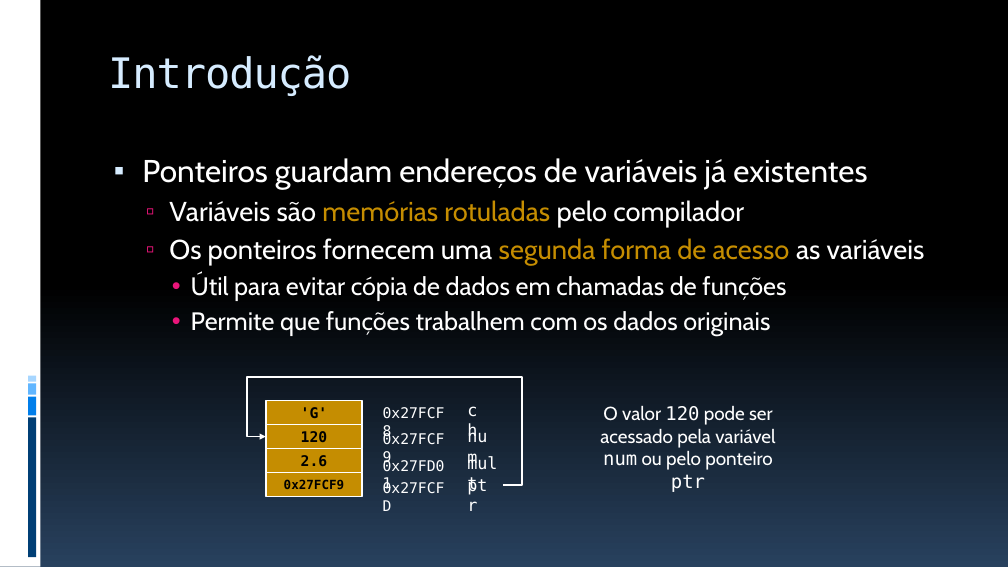
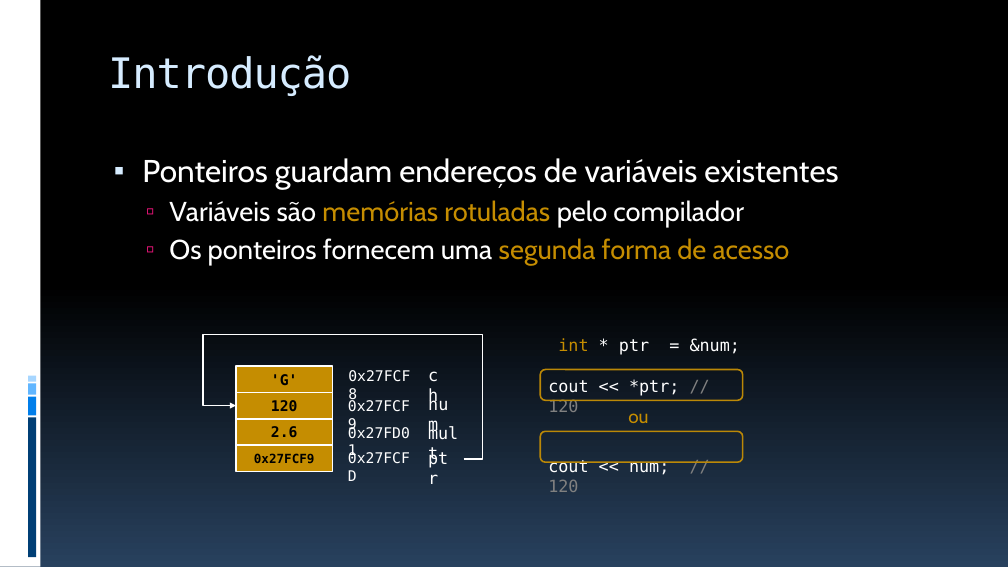
Before and after one commit to JudsonSS/ProgComp, a slide deck: slide 3 of Slides/15. Alocação Dinâmica de Memória.pptx. Drawn at 1008x567 pixels with LibreOffice and Linux fonts; fonts in the diff are those of the drawing. Boxes give left, top, right and bottom in pixels: in the first picture for what was removed or moved away, otherwise in the second. Text is boxed around its words. In the diff, an @@ line names an element or a change of style, - is before the commit and + after.

```diff
--- a/Slides/15. Alocação Dinâmica de Memória.pptx
+++ b/Slides/15. Alocação Dinâmica de Memória.pptx
@@ text at (x1=142, y1=158, x2=838, y2=189): text changed @@
-▪ Ponteiros guardam endereços de variáveis já existentes
+▪ Ponteiros guardam endereços de variáveis existentes
@@ text at (x1=169, y1=238, x2=790, y2=266): text changed; size 24 to 26 pt @@
-  ▫ Os ponteiros fornecem uma segunda forma de acesso as variáveis
-    • Útil para evitar cópia de dados em chamadas de funções
-    • Permite que funções trabalhem com os dados originais
+  ▫ Os ponteiros fornecem uma segunda forma de acesso
@@ elbow arrow moved from (503, 485) - (266, 437) to (464, 459) - (236, 406) @@
@@ text "ptr" rewrapped from (x1=671, y1=474, x2=705, y2=492) to (x1=619, y1=339, x2=649, y2=355) @@
@@ text "num" rewrapped from (x1=603, y1=454, x2=637, y2=466) to (x1=690, y1=338, x2=740, y2=354) @@
@@ rectangle "'G'" moved from (x1=266, y1=401, x2=363, y2=425) to (x1=236, y1=366, x2=333, y2=392) @@
@@ text "0x27FCF8" rewrapped from (x1=375, y1=400, x2=456, y2=420) to (x1=346, y1=368, x2=417, y2=386) @@
@@ text "ch" moved from (x1=461, y1=396, x2=495, y2=424) to (x1=421, y1=361, x2=455, y2=392) @@
@@ rectangle "2.6" moved from (x1=266, y1=448, x2=363, y2=473) to (x1=236, y1=419, x2=333, y2=445) @@
@@ rectangle "120" moved from (x1=266, y1=425, x2=363, y2=449) to (x1=236, y1=392, x2=333, y2=419) @@
@@ text "0x27FCF9" moved from (x1=284, y1=479, x2=345, y2=490) to (x1=254, y1=453, x2=315, y2=464) @@
@@ text "mult" moved from (x1=460, y1=449, x2=512, y2=477) to (x1=420, y1=419, x2=473, y2=450) @@
@@ text removed at (x1=600, y1=406, x2=775, y2=470) @@
-O valor 120 pode ser acessado pela variável num ou pelo ponteiro ptr
@@ rectangle "0x27FCF9" moved from (x1=266, y1=473, x2=363, y2=497) to (x1=236, y1=445, x2=333, y2=472) @@
@@ text "0x27FCFD" rewrapped from (x1=375, y1=476, x2=456, y2=495) to (x1=345, y1=449, x2=417, y2=467) @@
@@ text "0x27FD01" rewrapped from (x1=375, y1=453, x2=456, y2=473) to (x1=345, y1=423, x2=417, y2=442) @@
@@ group added at (x1=541, y1=338, x2=743, y2=492): 2 texts, 2 rounded rectangles @@
+int * ptr = &num;
+cout << *ptr; // 120
+cout << num; // 120
+ou
```
Also in this commit, not shown: 11 other slides changed, 1 slide added.
